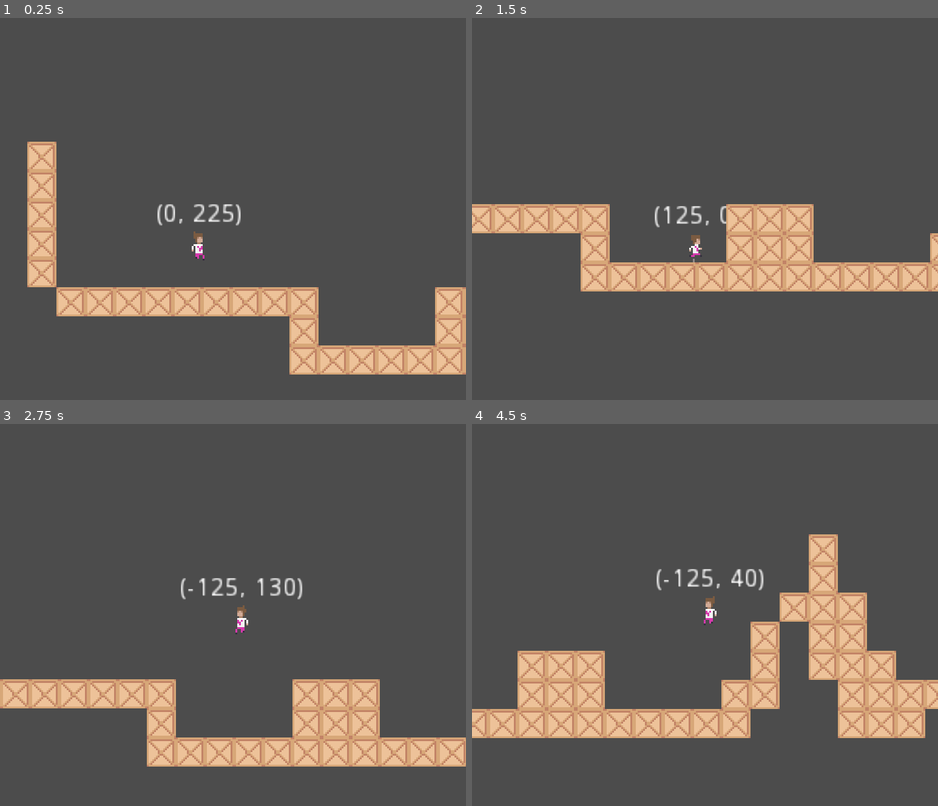
Above: before the commit, frames 1-4 (two rows, left to right).
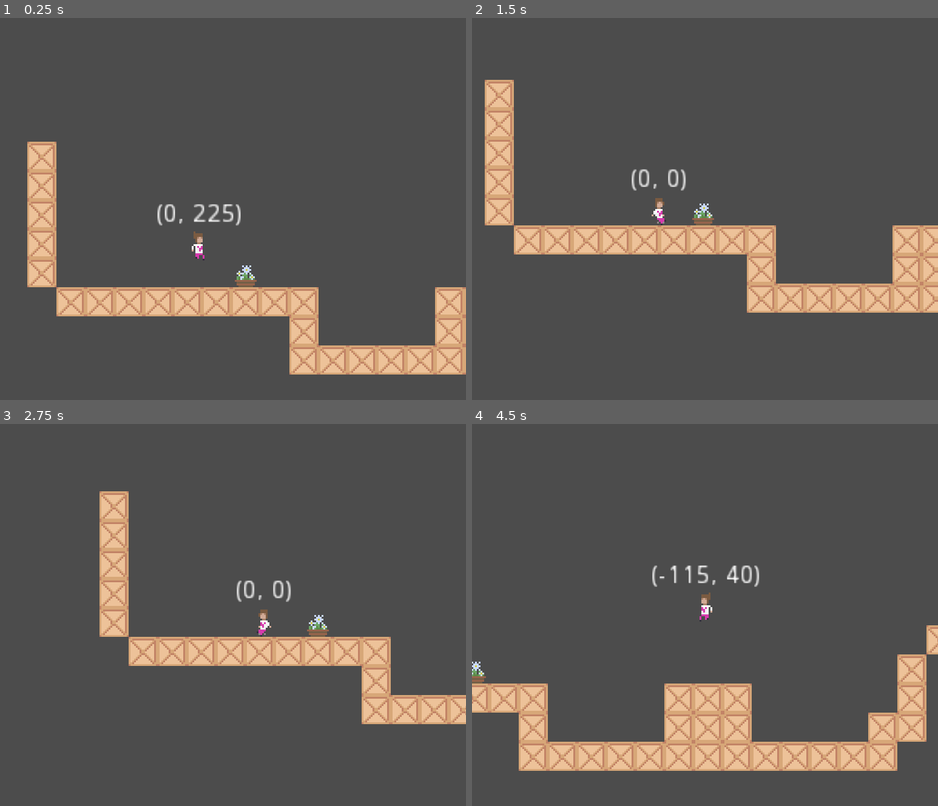
Above: after the commit, the same moments.

Repository: Pawel-9215/Zosia_game_001
Game: Godot game, scene res://Levels/LevelTemplate.tscn
The game is run twice, just before and just after one commit, with the same random seed, the same clock (stepped at 60 frames per second) and the same inputs.
Inputs:
- Up to frame 1 (0.25 s): no input
- Up to frame 2 (1.5 s): hold E (Action, bound only after the commit) 0.53-1.28 s; hold D (go_right) from 0.53 s (still down); tap Space (jump) at 0.77, 0.8, 1.07, 1.35 s
- Up to frame 3 (2.75 s): tap Space (jump) at 1.52, 1.82, 2.3 s; tap E (Action, bound only after the commit) at 1.55 s; release D (go_right) at 2.03 s; hold A (go_left) from 2.03 s (still down); hold E (Action, bound only after the commit) from 2.03 s (still down)
- Up to frame 4 (4.5 s): release A (go_left) at 2.78 s; release E (Action, bound only after the commit) at 2.78 s; hold D (go_right) 2.78-4.28 s; tap E (Action, bound only after the commit) at 2.85, 4.35 s; tap Space (jump) at 3.02, 3.32 s; hold Space (jump) 3.53-4.28 s; hold A (go_left) from 4.28 s (still down)

The runs differ from the first frame. In frame 1, 0.2% of the frame differs, in the area x 50-56%, y 64-71%; in frame 2, 19%; in frame 3, 21%; in frame 4, 25%, in the area x 0-100%, y 28-91%.

Commit message:
Kicking and animatins

Diff:
--- /dev/null
+++ b/Destructables/Descructable.gd
@@ -0,0 +1,30 @@
+extends Node2D
+
+
+# Declare member variables here. Examples:
+# var a = 2
+# var b = "text"
+
+
+# Called when the node enters the scene tree for the first time.
+func _ready():
+	pass # Replace with function body.
+
+
+# Called every frame. 'delta' is the elapsed time since the previous frame.
+#func _process(delta):
+#	pass
+
+
+func _on_Hurtbox_area_entered(area):
+	print("Got Hit!")
+	$leaf_blow.restart()
+	var incoming = global_position - area.global_position
+	$destruction.direction.x = incoming.x
+	$destruction.restart()
+	$Hurtbox.queue_free()
+	$Sprite.visible = false
+	$DeathTimer.start()
+
+func _on_Timer_timeout():
+	queue_free()
--- /dev/null
+++ b/Destructables/Descructable.tscn
@@ -0,0 +1,77 @@
+[gd_scene load_steps=5 format=2]
+
+[ext_resource path="res://assets/misc/flowerpot.png" type="Texture" id=1]
+[ext_resource path="res://Destructables/Descructable.gd" type="Script" id=2]
+[ext_resource path="res://Destructables/leaf_blow.gd" type="Script" id=3]
+
+[sub_resource type="CapsuleShape2D" id=1]
+radius = 5.3
+height = 1.16227
+
+[node name="Descructable" type="Node2D"]
+script = ExtResource( 2 )
+
+[node name="Sprite" type="Sprite" parent="."]
+texture = ExtResource( 1 )
+
+[node name="Hurtbox" type="Area2D" parent="."]
+collision_layer = 64
+collision_mask = 32
+
+[node name="CollisionShape2D" type="CollisionShape2D" parent="Hurtbox"]
+position = Vector2( 0.0500011, 1.84797 )
+shape = SubResource( 1 )
+
+[node name="destruction" type="CPUParticles2D" parent="."]
+emitting = false
+amount = 12
+lifetime = 2.0
+one_shot = true
+explosiveness = 1.0
+randomness = 0.09
+lifetime_randomness = 0.4
+emission_shape = 2
+emission_rect_extents = Vector2( 5.363, 3.552 )
+direction = Vector2( 0, -0.5 )
+spread = 30.0
+gravity = Vector2( 0, 45 )
+initial_velocity = 25.0
+initial_velocity_random = 0.34
+angular_velocity = 14.0
+angular_velocity_random = 0.45
+damping = 6.09
+damping_random = 0.07
+scale_amount = 2.0
+color = Color( 0.596078, 0.396078, 0.301961, 1 )
+__meta__ = {
+"_editor_description_": ""
+}
+
+[node name="leaf_blow" type="CPUParticles2D" parent="."]
+emitting = false
+amount = 24
+lifetime = 3.0
+one_shot = true
+explosiveness = 1.0
+randomness = 0.09
+lifetime_randomness = 0.4
+emission_shape = 2
+emission_rect_extents = Vector2( 5.363, 3.552 )
+direction = Vector2( 0, -1 )
+spread = 90.0
+gravity = Vector2( 0, 45 )
+initial_velocity = 36.09
+initial_velocity_random = 0.34
+angular_velocity = 25.04
+angular_velocity_random = 0.45
+damping = 46.52
+damping_random = 0.07
+scale_amount = 1.2
+color = Color( 0.796078, 0.858824, 0.988235, 1 )
+script = ExtResource( 3 )
+
+[node name="DeathTimer" type="Timer" parent="."]
+wait_time = 3.0
+one_shot = true
+[connection signal="area_entered" from="Hurtbox" to="." method="_on_Hurtbox_area_entered"]
+[connection signal="timeout" from="DeathTimer" to="." method="_on_Timer_timeout"]
--- /dev/null
+++ b/Destructables/leaf_blow.gd
@@ -0,0 +1,26 @@
+extends CPUParticles2D
+
+
+# Declare member variables here. Examples:
+# var a = 2
+# var b = "text"
+var gravity_x_limit = 30
+var going_right = true
+var horizontal_force = 1
+
+
+# Called when the node enters the scene tree for the first time.
+func _ready():
+	pass # Replace with function body.
+
+
+# Called every frame. 'delta' is the elapsed time since the previous frame.
+func _process(delta):
+	if going_right:
+		gravity.x += horizontal_force
+		if gravity.x > gravity_x_limit:
+			going_right = false
+	else:
+		gravity.x -= horizontal_force
+		if gravity.x < -gravity_x_limit:
+			going_right = true
--- /dev/null
+++ b/Functionality/Hurtbox.tscn
@@ -0,0 +1,3 @@
+[gd_scene format=2]
+
+[node name="Hurtbox" type="Area2D"]
--- a/Levels/LevelTemplate.tscn
+++ b/Levels/LevelTemplate.tscn
@@ -1,7 +1,8 @@
-[gd_scene load_steps=3 format=2]
+[gd_scene load_steps=4 format=2]
 
 [ext_resource path="res://player/Player.tscn" type="PackedScene" id=1]
 [ext_resource path="res://Tilesets/Misc/DebugMap.tscn" type="PackedScene" id=2]
+[ext_resource path="res://Destructables/Descructable.tscn" type="PackedScene" id=3]
 
 [node name="LevelTemplate" type="Node2D"]
 
@@ -12,3 +13,7 @@
 cell_size = Vector2( 16, 16 )
 cell_custom_transform = Transform2D( 0, 0, 0, 0, 0, 0 )
 tile_data = PoolIntArray( -65507, 0, 0, 65531, 0, 0, 29, 0, 0, 131067, 0, 0, 65555, 0, 0, 65565, 0, 0, 196603, 0, 0, 13 …(852 unchanged characters)…
+
+[node name="Descructable" parent="." instance=ExtResource( 3 )]
+position = Vector2( 40, 72 )
+z_index = -1
--- a/player.gd
+++ b/player.gd
@@ -3,6 +3,8 @@
 const UP = Vector2(0,-1)
 
 var velocity = Vector2.ZERO
+var input_vector = Vector2.ZERO
+
 var extra_jump_time = true # is player is allowed to jump after fall
 enum {
 	MOVE,
@@ -24,21 +26,37 @@
 func move_state():
 	apply_gravity()
 	handle_jump()
+	handle_action()
+	handle_input()
 	update_movement()
 	jump_timer()
 	velocity = move_and_slide(velocity, UP)
 	printout_debug()
 
 func kick_state():
-	pass
+	apply_gravity()
+	#handle_jump()
+	#handle_action()
+	#update_movement()
+	#jump_timer()
+	velocity.x = move_toward(velocity.x, 0, FRICTION)
+	velocity = move_and_slide(velocity, UP)
+	printout_debug()
+
+func kick_moment():
+	if $KickArea/CollisionShape2D.disabled == true:
+		$KickArea/CollisionShape2D.disabled = false
 
 func handle_input():
-	var input_vector = Vector2.ZERO
-	input_vector.x = Input.get_action_strength("go_right") - Input.get_action_strength("go_left")
-	return input_vector
+	var internal_input_vector = Vector2.ZERO
+	internal_input_vector.x = Input.get_action_strength("go_right") - Input.get_action_strength("go_left")
+	input_vector = internal_input_vector
+
+func handle_action():
+	if Input.is_action_pressed("Action") and is_on_floor():
+		state = KICK
 
 func update_movement():
-	var input_vector = handle_input()
 	if  input_vector != Vector2.ZERO:
 		velocity.x = move_toward(velocity.x, input_vector.x*SPEED, ACCELERATION)
 	else:
@@ -75,3 +93,8 @@
 
 func _on_JumpTimer_timeout():
 	extra_jump_time = false
+
+
+func _on_Animation_kick_finished():
+	$KickArea/CollisionShape2D.disabled = true
+	state = MOVE
--- a/player/Animation.gd
+++ b/player/Animation.gd
@@ -3,14 +3,43 @@
 
 onready var player = get_parent()
 var bored = false
+var is_kicking = false
+signal kick_finished
 
+enum {
+	MOVE,
+	KICK,
+}
 
 # Called when the node enters the scene tree for the first time.
 func _ready():
 	pass # Replace with function body.
 
 func _process(delta):
+	match player.state:
+		MOVE:
+			move_state()
+		KICK:
+			kick_state()
+
+
+func move_state():
 	animate_movement(player.velocity)
+
+func kick_state():
+	if bored:
+		bored = false
+	if not is_kicking:
+		is_kicking = true
+		$AnimationPlayer.play("Kick")
+	else:
+		pass
+
+func action_finished():
+	is_kicking = false
+	$AnimationPlayer.stop()
+	emit_signal("kick_finished")
+	print("kick finished")
 
 func animate_movement(velocity):
 	if velocity.x < 0:
@@ -27,7 +56,7 @@
 	elif velocity.y < 0:
 		$AnimationPlayer.play("Jump")
 		bored = false
-	elif velocity == Vector2.ZERO:
+	elif abs(velocity.x) < 1 and abs(velocity.y) < 1:
 		if not bored:
 			$AnimationPlayer.play("Idle")
 		if $IdleTimer.is_stopped() and not bored:
@@ -35,13 +64,13 @@
 			# print("Idle timer restated")
 
 func set_idle_anim():
-	print("setting new anim")
+	#print("setting new anim")
 	randomize()
 	var animations = ["Idle", "Wave", "LookAround"]
 	var anim = animations[randi()%3]
-	print(anim)
+	#print(anim)
 	$AnimationPlayer.play(anim)
 
 func _on_IdleTimer_timeout():
-	print("Bored")
+#	print("Bored")
 	bored = true
--- a/player/Player.tscn
+++ b/player/Player.tscn
@@ -10,221 +10,221 @@
 atlas = ExtResource( 3 )
 region = Rect2( 0, 0, 16, 16 )
 
+[sub_resource type="AtlasTexture" id=2]
+atlas = ExtResource( 3 )
+region = Rect2( 80, 48, 16, 16 )
+
+[sub_resource type="AtlasTexture" id=3]
+atlas = ExtResource( 3 )
+region = Rect2( 0, 0, 16, 16 )
+
 [sub_resource type="AtlasTexture" id=4]
 atlas = ExtResource( 3 )
-region = Rect2( 80, 48, 16, 16 )
+region = Rect2( 16, 0, 16, 16 )
 
 [sub_resource type="AtlasTexture" id=5]
 atlas = ExtResource( 3 )
+region = Rect2( 32, 0, 16, 16 )
+
+[sub_resource type="AtlasTexture" id=6]
+atlas = ExtResource( 3 )
+region = Rect2( 48, 0, 16, 16 )
+
+[sub_resource type="AtlasTexture" id=7]
+atlas = ExtResource( 3 )
+region = Rect2( 48, 0, 16, 16 )
+
+[sub_resource type="AtlasTexture" id=8]
+atlas = ExtResource( 3 )
+region = Rect2( 80, 16, 16, 16 )
+
+[sub_resource type="AtlasTexture" id=9]
+atlas = ExtResource( 3 )
+region = Rect2( 0, 32, 16, 16 )
+
+[sub_resource type="AtlasTexture" id=10]
+atlas = ExtResource( 3 )
+region = Rect2( 16, 32, 16, 16 )
+
+[sub_resource type="AtlasTexture" id=11]
+atlas = ExtResource( 3 )
+region = Rect2( 32, 32, 16, 16 )
+
+[sub_resource type="AtlasTexture" id=12]
+atlas = ExtResource( 3 )
+region = Rect2( 48, 32, 16, 16 )
+
+[sub_resource type="AtlasTexture" id=13]
+atlas = ExtResource( 3 )
+region = Rect2( 64, 32, 16, 16 )
+
+[sub_resource type="AtlasTexture" id=14]
+atlas = ExtResource( 3 )
+region = Rect2( 0, 48, 16, 16 )
+
+[sub_resource type="AtlasTexture" id=15]
+atlas = ExtResource( 3 )
+region = Rect2( 16, 48, 16, 16 )
+
+[sub_resource type="AtlasTexture" id=16]
+atlas = ExtResource( 3 )
+region = Rect2( 32, 48, 16, 16 )
+
+[sub_resource type="AtlasTexture" id=17]
+atlas = ExtResource( 3 )
+region = Rect2( 0, 64, 16, 16 )
+
+[sub_resource type="AtlasTexture" id=18]
+atlas = ExtResource( 3 )
+region = Rect2( 16, 64, 16, 16 )
+
+[sub_resource type="AtlasTexture" id=19]
+atlas = ExtResource( 3 )
+region = Rect2( 32, 64, 16, 16 )
+
+[sub_resource type="AtlasTexture" id=20]
+atlas = ExtResource( 3 )
+region = Rect2( 48, 64, 16, 16 )
+
+[sub_resource type="AtlasTexture" id=21]
+atlas = ExtResource( 3 )
+region = Rect2( 48, 48, 16, 16 )
+
+[sub_resource type="AtlasTexture" id=22]
+atlas = ExtResource( 3 )
+region = Rect2( 64, 48, 16, 16 )
+
+[sub_resource type="AtlasTexture" id=23]
+atlas = ExtResource( 3 )
 region = Rect2( 0, 0, 16, 16 )
 
-[sub_resource type="AtlasTexture" id=6]
-atlas = ExtResource( 3 )
-region = Rect2( 16, 0, 16, 16 )
-
-[sub_resource type="AtlasTexture" id=7]
-atlas = ExtResource( 3 )
-region = Rect2( 32, 0, 16, 16 )
-
-[sub_resource type="AtlasTexture" id=8]
+[sub_resource type="AtlasTexture" id=24]
 atlas = ExtResource( 3 )
 region = Rect2( 48, 0, 16, 16 )
 
-[sub_resource type="AtlasTexture" id=9]
-atlas = ExtResource( 3 )
-region = Rect2( 48, 0, 16, 16 )
-
-[sub_resource type="AtlasTexture" id=10]
-atlas = ExtResource( 3 )
-region = Rect2( 80, 16, 16, 16 )
-
-[sub_resource type="AtlasTexture" id=11]
-atlas = ExtResource( 3 )
-region = Rect2( 0, 32, 16, 16 )
-
-[sub_resource type="AtlasTexture" id=12]
-atlas = ExtResource( 3 )
-region = Rect2( 16, 32, 16, 16 )
-
-[sub_resource type="AtlasTexture" id=13]
-atlas = ExtResource( 3 )
-region = Rect2( 32, 32, 16, 16 )
-
-[sub_resource type="AtlasTexture" id=14]
-atlas = ExtResource( 3 )
-region = Rect2( 48, 32, 16, 16 )
-
-[sub_resource type="AtlasTexture" id=15]
-atlas = ExtResource( 3 )
-region = Rect2( 64, 32, 16, 16 )
-
-[sub_resource type="AtlasTexture" id=16]
+[sub_resource type="AtlasTexture" id=25]
+atlas = ExtResource( 3 )
+region = Rect2( 64, 0, 16, 16 )
+
+[sub_resource type="AtlasTexture" id=26]
+atlas = ExtResource( 3 )
+region = Rect2( 80, 0, 16, 16 )
+
+[sub_resource type="AtlasTexture" id=27]
+atlas = ExtResource( 3 )
+region = Rect2( 0, 16, 16, 16 )
+
+[sub_resource type="AtlasTexture" id=28]
+atlas = ExtResource( 3 )
+region = Rect2( 16, 16, 16, 16 )
+
+[sub_resource type="AtlasTexture" id=29]
+atlas = ExtResource( 3 )
+region = Rect2( 32, 16, 16, 16 )
+
+[sub_resource type="AtlasTexture" id=30]
+atlas = ExtResource( 3 )
+region = Rect2( 48, 16, 16, 16 )
+
+[sub_resource type="AtlasTexture" id=31]
+atlas = ExtResource( 3 )
+region = Rect2( 64, 16, 16, 16 )
+
+[sub_resource type="AtlasTexture" id=32]
+atlas = ExtResource( 3 )
+region = Rect2( 80, 32, 16, 16 )
+
+[sub_resource type="AtlasTexture" id=33]
 atlas = ExtResource( 3 )
 region = Rect2( 0, 48, 16, 16 )
 
-[sub_resource type="AtlasTexture" id=17]
+[sub_resource type="AtlasTexture" id=34]
 atlas = ExtResource( 3 )
 region = Rect2( 16, 48, 16, 16 )
 
-[sub_resource type="AtlasTexture" id=18]
+[sub_resource type="AtlasTexture" id=35]
 atlas = ExtResource( 3 )
 region = Rect2( 32, 48, 16, 16 )
 
-[sub_resource type="AtlasTexture" id=19]
-atlas = ExtResource( 3 )
-region = Rect2( 0, 64, 16, 16 )
-
-[sub_resource type="AtlasTexture" id=20]
-atlas = ExtResource( 3 )
-region = Rect2( 16, 64, 16, 16 )
-
-[sub_resource type="AtlasTexture" id=21]
-atlas = ExtResource( 3 )
-region = Rect2( 32, 64, 16, 16 )
-
-[sub_resource type="AtlasTexture" id=22]
-atlas = ExtResource( 3 )
-region = Rect2( 48, 64, 16, 16 )
-
-[sub_resource type="AtlasTexture" id=23]
-atlas = ExtResource( 3 )
-region = Rect2( 48, 48, 16, 16 )
-
-[sub_resource type="AtlasTexture" id=24]
-atlas = ExtResource( 3 )
-region = Rect2( 64, 48, 16, 16 )
-
-[sub_resource type="AtlasTexture" id=37]
-atlas = ExtResource( 3 )
-region = Rect2( 0, 0, 16, 16 )
-
-[sub_resource type="AtlasTexture" id=25]
-atlas = ExtResource( 3 )
-region = Rect2( 48, 0, 16, 16 )
-
-[sub_resource type="AtlasTexture" id=26]
-atlas = ExtResource( 3 )
-region = Rect2( 64, 0, 16, 16 )
-
-[sub_resource type="AtlasTexture" id=27]
-atlas = ExtResource( 3 )
-region = Rect2( 80, 0, 16, 16 )
-
-[sub_resource type="AtlasTexture" id=28]
-atlas = ExtResource( 3 )
-region = Rect2( 0, 16, 16, 16 )
-
-[sub_resource type="AtlasTexture" id=29]
-atlas = ExtResource( 3 )
-region = Rect2( 16, 16, 16, 16 )
-
-[sub_resource type="AtlasTexture" id=30]
-atlas = ExtResource( 3 )
-region = Rect2( 32, 16, 16, 16 )
-
-[sub_resource type="AtlasTexture" id=31]
-atlas = ExtResource( 3 )
-region = Rect2( 48, 16, 16, 16 )
-
-[sub_resource type="AtlasTexture" id=32]
-atlas = ExtResource( 3 )
-region = Rect2( 64, 16, 16, 16 )
-
-[sub_resource type="AtlasTexture" id=33]
-atlas = ExtResource( 3 )
-region = Rect2( 80, 32, 16, 16 )
-
-[sub_resource type="AtlasTexture" id=34]
-atlas = ExtResource( 3 )
-region = Rect2( 0, 48, 16, 16 )
-
-[sub_resource type="AtlasTexture" id=35]
-atlas = ExtResource( 3 )
-region = Rect2( 16, 48, 16, 16 )
-
-[sub_resource type="AtlasTexture" id=36]
-atlas = ExtResource( 3 )
-region = Rect2( 32, 48, 16, 16 )
-
-[sub_resource type="SpriteFrames" id=2]
+[sub_resource type="SpriteFrames" id=36]
 animations = [ {
 "frames": [ SubResource( 1 ) ],
 "loop": true,
 "name": "Idle",
 "speed": 5.0
 }, {
-"frames": [ SubResource( 4 ) ],
+"frames": [ SubResource( 2 ) ],
 "loop": true,
 "name": "Hurt",
 "speed": 5.0
 }, {
-"frames": [ SubResource( 5 ), SubResource( 6 ), SubResource( 7 ), SubResource( 8 ), SubResource( 9 ) ],
+"frames": [ SubResource( 3 ), SubResource( 4 ), SubResource( 5 ), SubResource( 6 ), SubResource( 7 ) ],
 "loop": true,
 "name": "LookAround",
 "speed": 4.0
 }, {
-"frames": [ SubResource( 10 ), SubResource( 11 ), SubResource( 12 ), SubResource( 13 ), SubResource( 14 ), SubResource( 15 ) ],
+"frames": [ SubResource( 8 ), SubResource( 9 ), SubResource( 10 ), SubResource( 11 ), SubResource( 12 ), SubResource( 13 ) ],
 "loop": true,
 "name": "Run",
 "speed": 12.0
 }, {
-"frames": [ SubResource( 16 ), SubResource( 17 ), SubResource( 18 ) ],
+"frames": [ SubResource( 14 ), SubResource( 15 ), SubResource( 16 ) ],
 "loop": true,
 "name": "Ascend",
 "speed": 12.0
 }, {
-"frames": [ SubResource( 19 ), SubResource( 20 ), SubResource( 21 ), SubResource( 22 ) ],
-"loop": true,
+"frames": [ SubResource( 17 ), SubResource( 18 ), SubResource( 19 ), SubResource( 20 ) ],
+"loop": false,
 "name": "Kick",
-"speed": 8.0
-}, {
-"frames": [ SubResource( 23 ), SubResource( 24 ) ],
+"speed": 1.0
+}, {
+"frames": [ SubResource( 21 ), SubResource( 22 ) ],
 "loop": true,
 "name": "Descend",
 "speed": 12.0
 }, {
-"frames": [ SubResource( 37 ), SubResource( 25 ), SubResource( 26 ), SubResource( 27 ), SubResource( 28 ), SubResource( 29 ), SubResource( 30 ), SubResource( 29 ), SubResource( 28 ), SubResource( 29 ), SubResource( 30 ), SubResource( 29 ), SubResource( 31 ), SubResource( 32 ), SubResource( 37 ) ],
+"frames": [ SubResource( 23 ), SubResource( 24 ), SubResource( 25 ), SubResource( 26 ), SubResource( 27 ), SubResource( 28 ), SubResource( 29 ), SubResource( 28 ), SubResource( 27 ), SubResource( 28 ), SubResource( 29 ), SubResource( 28 ), SubResource( 30 ), SubResource( 31 ), SubResource( 23 ) ],
 "loop": true,
 "name": "Wave",
 "speed": 5.0
 }, {
-"frames": [ SubResource( 33 ), SubResource( 34 ), SubResource( 35 ), SubResource( 36 ) ],
+"frames": [ SubResource( 32 ), SubResource( 33 ), SubResource( 34 ), SubResource( 35 ) ],
 "loop": true,
 "name": "JumpStart",
 "speed": 12.0
 } ]
 
+[sub_resource type="Animation" id=37]
+resource_name = "Descend"
+tracks/0/type = "value"
+tracks/0/path = NodePath("AnimatedSprite:animation")
+tracks/0/interp = 1
+tracks/0/loop_wrap = true
+tracks/0/imported = false
+tracks/0/enabled = true
+tracks/0/keys = {
+"times": PoolRealArray( 0 ),
+"transitions": PoolRealArray( 1 ),
+"update": 1,
+"values": [ "Descend" ]
+}
+
 [sub_resource type="Animation" id=38]
-resource_name = "Descend"
-tracks/0/type = "value"
-tracks/0/path = NodePath("AnimatedSprite:animation")
-tracks/0/interp = 1
-tracks/0/loop_wrap = true
-tracks/0/imported = false
-tracks/0/enabled = true
-tracks/0/keys = {
-"times": PoolRealArray( 0 ),
-"transitions": PoolRealArray( 1 ),
-"update": 1,
-"values": [ "Descend" ]
+resource_name = "Hurt"
+tracks/0/type = "value"
+tracks/0/path = NodePath("AnimatedSprite:animation")
+tracks/0/interp = 1
+tracks/0/loop_wrap = true
+tracks/0/imported = false
+tracks/0/enabled = true
+tracks/0/keys = {
+"times": PoolRealArray( 0 ),
+"transitions": PoolRealArray( 1 ),
+"update": 1,
+"values": [ "Hurt" ]
 }
 
 [sub_resource type="Animation" id=39]
-resource_name = "Hurt"
-tracks/0/type = "value"
-tracks/0/path = NodePath("AnimatedSprite:animation")
-tracks/0/interp = 1
-tracks/0/loop_wrap = true
-tracks/0/imported = false
-tracks/0/enabled = true
-tracks/0/keys = {
-"times": PoolRealArray( 0 ),
-"transitions": PoolRealArray( 1 ),
-"update": 1,
-"values": [ "Hurt" ]
-}
-
-[sub_resource type="Animation" id=40]
 resource_name = "Idle"
 length = 1.3
 loop = true
@@ -270,22 +270,63 @@
 "values": [ "JumpStart", "Ascend" ]
 }
 
+[sub_resource type="Animation" id=41]
+resource_name = "Kick"
+length = 0.6
+tracks/0/type = "value"
+tracks/0/path = NodePath("AnimatedSprite:animation")
+tracks/0/interp = 1
+tracks/0/loop_wrap = true
+tracks/0/imported = false
+tracks/0/enabled = true
+tracks/0/keys = {
+"times": PoolRealArray( 0 ),
+"transitions": PoolRealArray( 1 ),
+"update": 1,
+"values": [ "Kick" ]
+}
+tracks/1/type = "method"
+tracks/1/path = NodePath(".")
+tracks/1/interp = 1
+tracks/1/loop_wrap = true
+tracks/1/imported = false
+tracks/1/enabled = true
+tracks/1/keys = {
+"times": PoolRealArray( 0.6 ),
+"transitions": PoolRealArray( 1 ),
+"values": [ {
+"args": [  ],
+"method": "action_finished"
+} ]
+}
+tracks/2/type = "value"
+tracks/2/path = NodePath("AnimatedSprite:frame")
+tracks/2/interp = 1
+tracks/2/loop_wrap = true
+tracks/2/imported = false
+tracks/2/enabled = true
+tracks/2/keys = {
+"times": PoolRealArray( 0, 0.1, 0.3, 0.5 ),
+"transitions": PoolRealArray( 1, 1, 1, 1 ),
+"update": 1,
+"values": [ 0, 1, 2, 3 ]
+}
+tracks/3/type = "method"
+tracks/3/path = NodePath("..")
+tracks/3/interp = 1
+tracks/3/loop_wrap = true
+tracks/3/imported = false
+tracks/3/enabled = true
+tracks/3/keys = {
+"times": PoolRealArray( 0.1 ),
+"transitions": PoolRealArray( 1 ),
+"values": [ {
+"args": [  ],
+"method": "kick_moment"
+} ]
+}
+
 [sub_resource type="Animation" id=42]
-resource_name = "Kick"
-tracks/0/type = "value"
-tracks/0/path = NodePath("AnimatedSprite:animation")
-tracks/0/interp = 1
-tracks/0/loop_wrap = true
-tracks/0/imported = false
-tracks/0/enabled = true
-tracks/0/keys = {
-"times": PoolRealArray( 0 ),
-"transitions": PoolRealArray( 1 ),
-"update": 1,
-"values": [ "Kick" ]
-}
-
-[sub_resource type="Animation" id=44]
 resource_name = "LookAround"
 length = 1.5
 loop = true
@@ -362,9 +403,13 @@
 } ]
 }
 
-[sub_resource type="CapsuleShape2D" id=3]
+[sub_resource type="CapsuleShape2D" id=45]
 radius = 3.12259
 height = 9.34887
+
+[sub_resource type="CapsuleShape2D" id=46]
+radius = 2.06285
+height = 4.40327
 
 [node name="Player" instance=ExtResource( 1 )]
 collision_mask = 2
@@ -374,20 +419,22 @@
 script = ExtResource( 5 )
 
 [node name="AnimatedSprite" type="AnimatedSprite" parent="Animation" index="0"]
-frames = SubResource( 2 )
-animation = "LookAround"
+frames = SubResource( 36 )
+animation = "Kick"
+frame = 3
 playing = true
 
 [node name="AnimationPlayer" type="AnimationPlayer" parent="Animation" index="1"]
+playback_process_mode = 0
 method_call_mode = 1
-anims/Descend = SubResource( 38 )
-anims/Hurt = SubResource( 39 )
-anims/Idle = SubResource( 40 )
-anims/Jump = SubResource( 41 )
-anims/Kick = SubResource( 42 )
-anims/LookAround = SubResource( 44 )
+anims/Descend = SubResource( 37 )
+anims/Hurt = SubResource( 38 )
+anims/Idle = SubResource( 39 )
+anims/Jump = SubResource( 40 )
+anims/Kick = SubResource( 41 )
+anims/LookAround = SubResource( 42 )
 anims/Run = SubResource( 43 )
-anims/Wave = SubResource( 45 )
+anims/Wave = SubResource( 44 )
 
 [node name="IdleTimer" type="Timer" parent="Animation" index="2"]
 wait_time = 3.7
@@ -420,5 +467,16 @@
 smoothing_enabled = true
 offset_h = 1.0
 script = ExtResource( 4 )
+
+[node name="KickArea" type="Area2D" parent="." index="5"]
+collision_layer = 32
+collision_mask = 64
+
+[node name="CollisionShape2D" type="CollisionShape2D" parent="KickArea" index="0"]
+position = Vector2( 0.0629959, 5.92163 )
+rotation = 1.5708
+shape = SubResource( 46 )
+disabled = true
+[connection signal="kick_finished" from="Animation" to="." method="_on_Animation_kick_finished"]
 [connection signal="timeout" from="Animation/IdleTimer" to="Animation" method="_on_IdleTimer_timeout"]
 [connection signal="timeout" from="JumpTimer" to="." method="_on_JumpTimer_timeout"]
--- a/player/PlayerBaseClass.gd
+++ b/player/PlayerBaseClass.gd
@@ -3,6 +3,6 @@
 
 const SPEED = 125
 const ACCELERATION = 20
-const FRICTION = 10
+const FRICTION = 8
 const GRAVITY = 15
 const JUMP_SPEED = -230
--- a/project.godot
+++ b/project.godot
@@ -71,6 +71,12 @@
 , Object(InputEventKey,"resource_local_to_scene":false,"resource_name":"","device":0,"alt":false,"shift":false,"control":false,"meta":false,"command":false,"pressed":false,"scancode":16777232,"unicode":0,"echo":false,"script":null)
  ]
 }
+Action={
+"deadzone": 0.5,
+"events": [ Object(InputEventKey,"resource_local_to_scene":false,"resource_name":"","device":0,"alt":false,"shift":false,"control":false,"meta":false,"command":false,"pressed":false,"scancode":69,"unicode":0,"echo":false,"script":null)
+, Object(InputEventKey,"resource_local_to_scene":false,"resource_name":"","device":0,"alt":false,"shift":false,"control":false,"meta":false,"command":false,"pressed":false,"scancode":16777238,"unicode":0,"echo":false,"script":null)
+ ]
+}
 
 [layer_names]
 
@@ -78,6 +84,10 @@
 2d_physics/layer_2="Ground"
 2d_physics/layer_3="Descructables"
 2d_physics/layer_4="NPC"
+2d_physics/layer_5="PlayerHurtbox"
+2d_physics/layer_6="PlayerHitbox"
+2d_physics/layer_7="OtherHurtbox"
+2d_physics/layer_8="OtherHitbox"
 
 [rendering]
 
Not shown: 4 places in player/Player.tscn that only renumber resources
